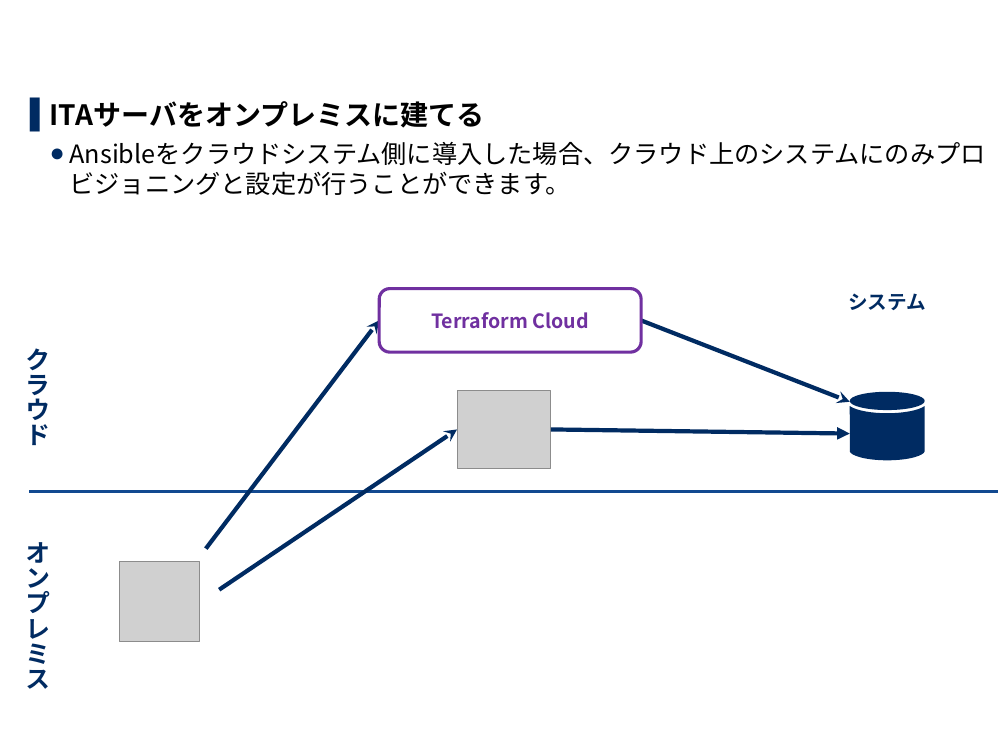
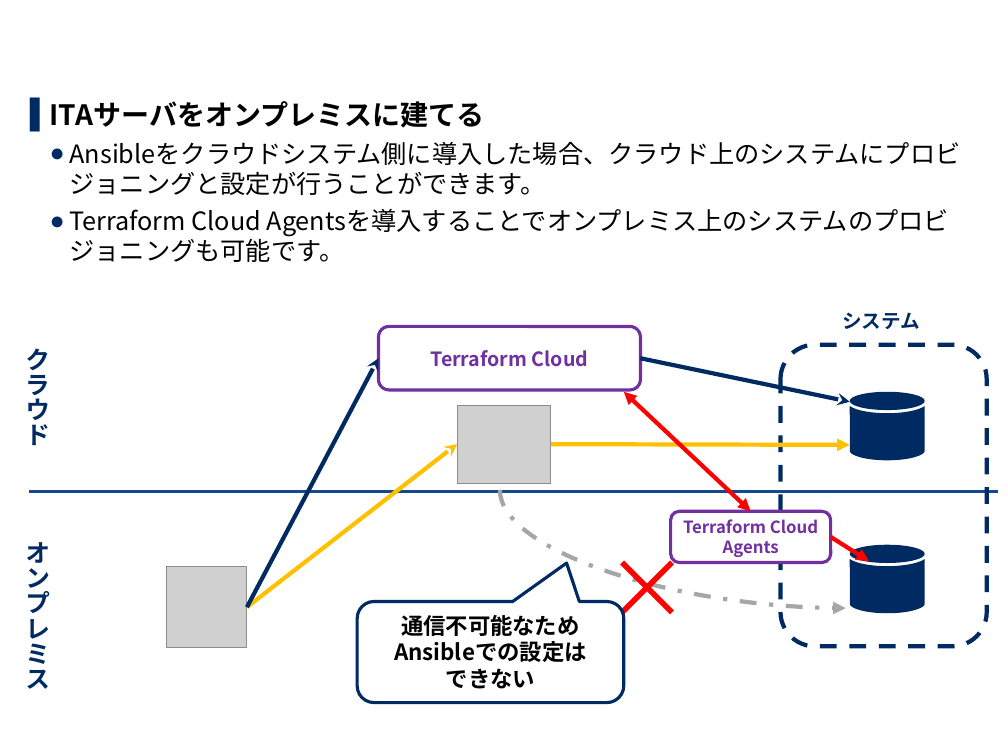
Before and after one commit to exastro-suite/it-automation-docs, a slide deck: slide 13 of asset/Learn_ja/ITA-Terraform-Driver_ja.pptx (slide 11 before the commit). Drawn at 1008x756 pixels with LibreOffice and Linux fonts; fonts in the diff are those of the drawing; grey boxes stand for pictures; background and template pictures are left out. Boxes give left, top, right and bottom in pixels: in the first picture for what was removed or moved away, otherwise in the second. Text is boxed around its words. In the diff, an @@ line names an element or a change of style, - is before the commit and + after.

```diff
--- a/asset/Learn_ja/ITA-Terraform-Driver_ja.pptx
+++ b/asset/Learn_ja/ITA-Terraform-Driver_ja.pptx
@@ text at <box>70,142,961,262</box>: text changed @@
-  ● Ansibleをクラウドシステム側に導入した場合、クラウド上のシステムにのみプロビジョニングと設定が行うことができます。
+  ● Ansibleをクラウドシステム側に導入した場合、クラウド上のシステムにプロビジョニングと設定が行うことができます。
+  ● Terraform Cloud Agentsを導入することでオンプレミス上のシステムのプロビジョニングも可能です。
@@ rounded rectangle "Terraform Cloud": place and size @@
-rounded rectangle "Terraform Cloud" at <box>379,288,641,352</box>
+rounded rectangle "Terraform Cloud" at <box>378,327,640,390</box>
@@ text "システム": place and size @@
-text "システム" at <box>848,293,926,310</box>
+text "システム" at <box>842,312,920,329</box>
@@ arrow moved from (206, 548) - (379, 321) to (247, 607) - (378, 358) @@
@@ arrow moved from (641, 321) - (850, 402) to (640, 358) - (850, 402) @@
@@ rounded rectangle added at <box>780,345,987,646</box>, outline #002B62 3 pt dashed @@
@@ picture: place and size @@
-picture at <box>457,390,550,468</box>
+picture at <box>457,405,550,483</box>
@@ double arrow added from (624, 392) to (751, 511), #FF0000 3 pt @@
@@ arrow moved from (219, 590) - (457, 429) to (247, 607) - (457, 445) @@
@@ arrow (247, 607) - (457, 445): stroke #002B62 3 pt to #FFC000 3 pt @@
@@ arrow moved from (550, 429) - (850, 433) to (550, 445) - (850, 445) @@
@@ arrow (550, 445) - (850, 445): stroke #002B62 3 pt to #FFC000 3 pt @@
@@ curved arrow added from (500, 490) to (846, 608), #A6A6A6 3 pt dashed @@
@@ text added at <box>596,531,684,643</box>, 60 pt, text #FF0000 @@
+×
@@ rounded rectangle added at <box>670,511,831,562</box>, fill #FFFFFF, outline #7030A0 2.25 pt, 12 pt, text #7030A0, bold @@
+Terraform Cloud
+Agents
@@ arrow added from (831, 537) to (869, 561), #FF0000 3 pt @@
@@ picture: place and size @@
-picture at <box>119,561,200,642</box>
+picture at <box>166,566,247,647</box>
@@ freeform shape added at <box>850,544,924,613</box>, fill #002B62 @@
@@ rounded speech box added at <box>357,602,623,703</box>, fill #FFFFFF, outline #002B62 2.25 pt, 16 pt, text #000000, bold @@
+通信不可能なため
+Ansibleでの設定は
+できない
```
Also in this commit, not shown: 12 other slides changed, 3 slides added, 1 other file.
